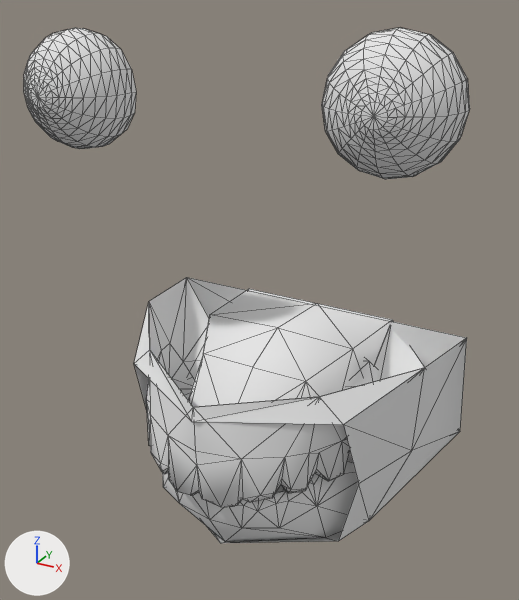
Before and after pictures for a commit that changed the Blender file Blender 2.79/Data/Gzs/base_file.blend.
Rendered twice from a camera (50 mm lens) standing at (0.061, -0.2464, 1.7162) and looking at (0.0015, -0.1382, 1.6621). The axes (+X, +Y, +Z) are drawn at lower left. The lights are the same throughout. Mesh edges are drawn as thin lines.

Script lines for the objects in view, before the commit:
```python
me_eyel = bpy.data.meshes.new('eyeL')
me_eyel.from_pydata(...)  # 193 vertices, 368 faces; spans x -0.0116..0.0109, y -0.0113..0.0113, z -0.0098..0.0058
me_eyel.polygons.foreach_set('use_smooth', [True] * 368)
me_eyel.materials.append(mat_eye_l)  # white #e7e7e7
me_eyer = bpy.data.meshes.new('eyeR')
me_eyer.from_pydata(...)  # 193 vertices, 368 faces; spans x -0.0108..0.0115, y -0.0112..0.0112, z -0.0098..0.0057
me_eyer.polygons.foreach_set('use_smooth', [True] * 368)
me_eyer.materials.append(mat_eye_r)  # white #e7e7e7
me_mouth = bpy.data.meshes.new('mouth')
me_mouth.from_pydata(...)  # 325 vertices, 530 faces; spans x -0.0341..0.0341, y -0.0192..0.0332, z -0.0195..0.0179
me_mouth.polygons.foreach_set('use_smooth', [True] * 530)
me_mouth.materials.append(mat_mouth)  # white #e7e7e7
ob_eyel = bpy.data.objects.new('eyeL', me_eyel)
ob_eyel.location = (0.0283, -0.152, 1.7007)
ob_eyel.rotation_euler = (1.571, 0.0, 0.0)  # degrees (90, 0, 0)
ob_eyel.scale = (0.906, 0.906, 0.906)
ob_eyer = bpy.data.objects.new('eyeR', me_eyer)
ob_eyer.location = (-0.0286, -0.1526, 1.6994)
ob_eyer.rotation_euler = (1.571, 0.0, 0.0)  # degrees (90, 0, 0)
ob_eyer.scale = (0.906, 0.906, 0.906)
ob_mouth = bpy.data.objects.new('mouth', me_mouth)
ob_mouth.location = (0.0021, -0.1433, 1.6358)
```
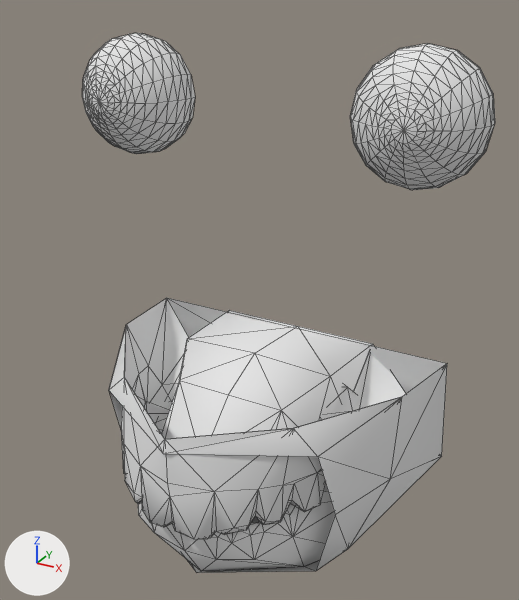
The edits, one by one:
me_mouth is used by ob_mouth; location (0.0021, -0.1433, 1.6358).
me_mouth had 325 vertices, 530 faces and spanned x -0.0341..0.0341, y -0.0192..0.0332, z -0.0195..0.0179.
me_mouth now has 325 vertices, 530 faces and spans x -0.0341..0.0341, y -0.1681..-0.1157, z 1.6127..1.6501.
me_mouth part 1: 325 of 325 vertices moved; they spanned x -0.0341..0.0341, y -0.0192..0.0332, z -0.0195..0.0179 and now span x -0.0341..0.0341, y -0.1681..-0.1157, z 1.6127..1.6501; mean shift (0.0, -0.1489, 1.6322); largest move (-0.0202, -0.0013, -0.0173) -> (-0.0236, -0.1505, 1.6299).
me_mouth part 2: the surface is now shaded flat.
Object 'eyeL' (ob_eyel) moves from (0.0283, -0.152, 1.7007) to (0.028, -0.138, 1.6968).
Object 'eyeL' (ob_eyel) is rescaled from (0.906, 0.906, 0.906) to (1.0, 1.0, 1.0).
Object 'eyeR' (ob_eyer) moves from (-0.0286, -0.1526, 1.6994) to (-0.028, -0.138, 1.6968).
Object 'eyeR' (ob_eyer) is rescaled from (0.906, 0.906, 0.906) to (1.0, 1.0, 1.0).
Object 'mouth' (ob_mouth) moves from (0.0021, -0.1433, 1.6358) to (0.0, 0.0, 0.0).

Location of each change, (x1, y1, x2, y2) in pixels of the pictures (519 x 600 px; the box of a moved part takes in the faces that stretch with it):
'mouth', reshaped, moved: before (134, 277, 467, 543); after (109, 298, 447, 573)
'eyeL', moved, rescaled: before (322, 28, 470, 179); after (350, 43, 495, 190)
'eyeR', moved, rescaled: before (24, 28, 136, 149); after (82, 33, 195, 154)
part 1 of me_mouth, moved or reshaped: before (134, 277, 467, 543); after (109, 298, 447, 573)
